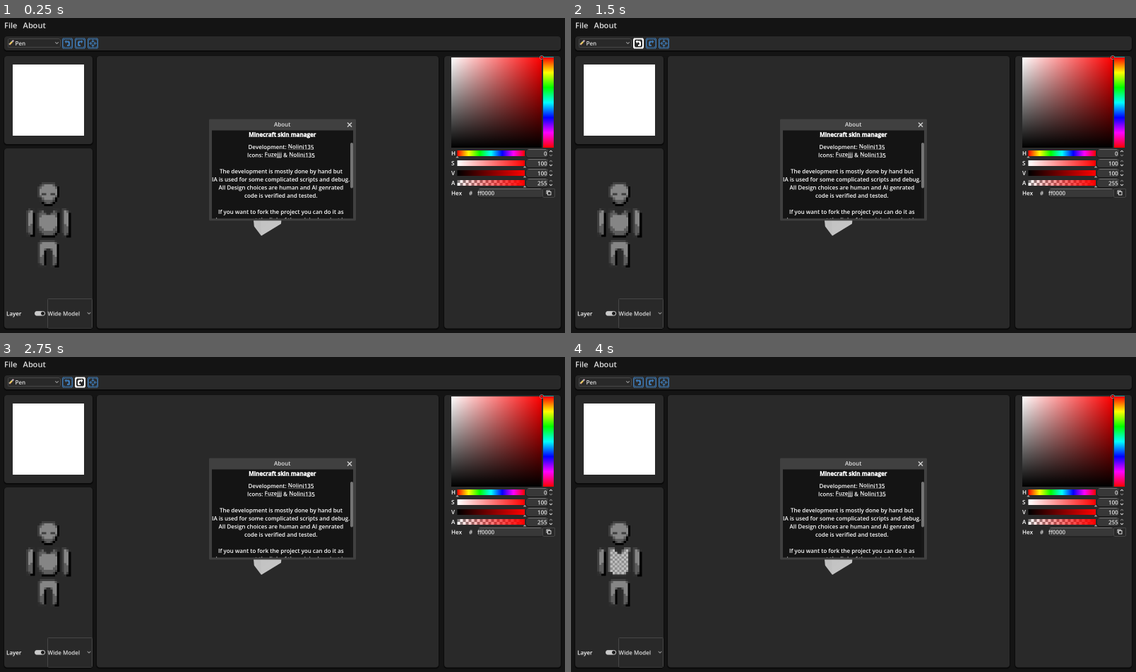
Above: before the commit, frames 1-4 (two rows, left to right).
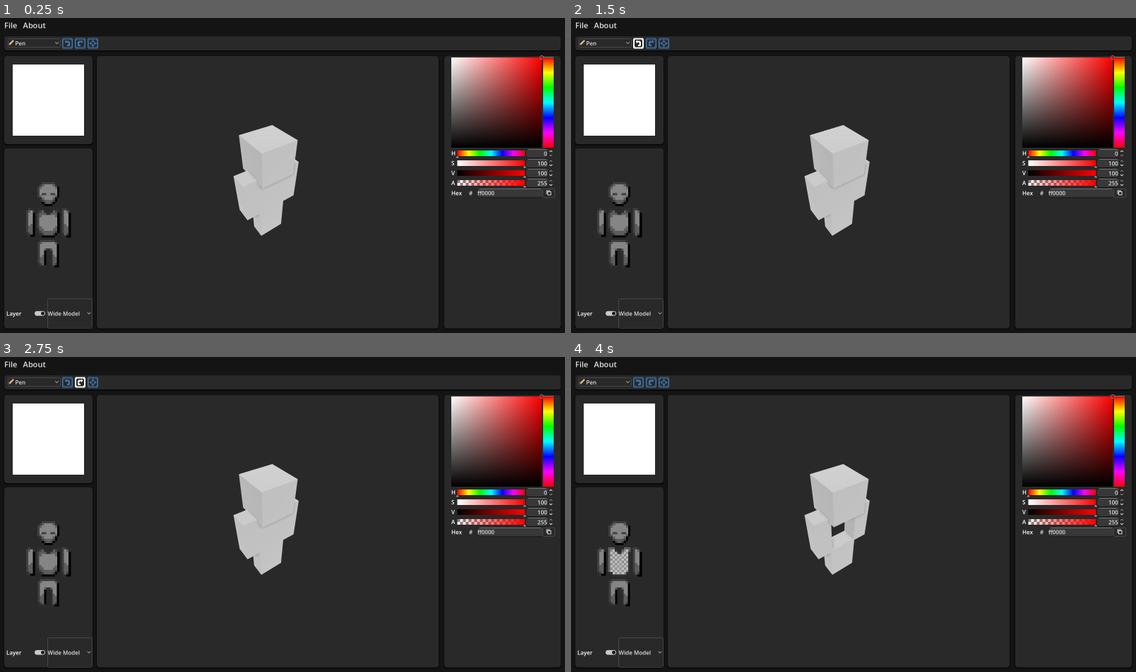
Above: after the commit, the same moments.

Repository: Nolini135/Minecraft-Skin-Manager
Game: Godot game, scene res://scenes/skin_edtitor.tscn
The game is run twice, just before and just after one commit, with the same random seed, the same clock (stepped at 60 frames per second) and the same inputs.
Inputs (mouse positions are in pixels of both pictures, inside the frame that each line leads up to):
- Up to frame 1 (0.25 s): no input
- Up to frame 2 (1.5 s): click "Pen" at 0.5 s; click (638, 43) at 1.25 s
- Up to frame 3 (2.75 s): click (79, 382) at 2 s
- Up to frame 4 (4 s): click (661, 382) at 2.75 s; click (621, 561) at 3.5 s

The runs differ from the first frame. In frame 1, 3.2% of the frame differs, in the area x 37-63%, y 33-65%; in frame 2, 3.2%; in frame 3, 3.2%; in frame 4, 3.2%.

Commit message:
.gitignore Cleaning

Diff:
--- a/minecraft_skin_manager/project.godot
+++ b/minecraft_skin_manager/project.godot
@@ -12,14 +12,14 @@
 
 config/name="Minecraft skin manager"
 config/description="Skin Editor For Minecraft: Java & Bedrock Edition made by Nolini135."
-config/version="0.2.0"
+config/version="0.2.2"
 run/main_scene="uid://8gd2yjyi8a5y"
 config/custom_user_dir_name="MC_Skin_Manager"
 config/features=PackedStringArray("4.7", "GL Compatibility")
 run/max_fps=60
 boot_splash/bg_color=Color(0.101960786, 0.101960786, 0.101960786, 1)
 boot_splash/image="uid://j4d37un4ny0c"
-config/icon="uid://8kssh7w7ao1j"
+config/icon="uid://baewnt2e688md"
 config/macos_native_icon="res://assets/icons/icon_macos.icns"
 config/windows_native_icon="res://assets/icons/icon.ico"
 boot_splash/minimum_display_time=1500
--- a/minecraft_skin_manager/scenes/Windows/about_window.tscn
+++ b/minecraft_skin_manager/scenes/Windows/about_window.tscn
@@ -7,6 +7,7 @@
 title = "About"
 initial_position = 1
 size = Vector2i(400, 250)
+visible = false
 min_size = Vector2i(400, 250)
 script = ExtResource("1_b02gk")
 
Not shown, changed: minecraft_skin_manager/export_presets.cfg
Not shown, removed: minecraft_skin_manager/scenes/skin_edtitor.tscn9372078641.tmp
Not shown, removed: minecraft_skin_manager/scenes/skin_edtitor.tscn9394314422.tmp
Not shown, removed: minecraft_skin_manager/scenes/skin_edtitor.tscn9398514608.tmp
